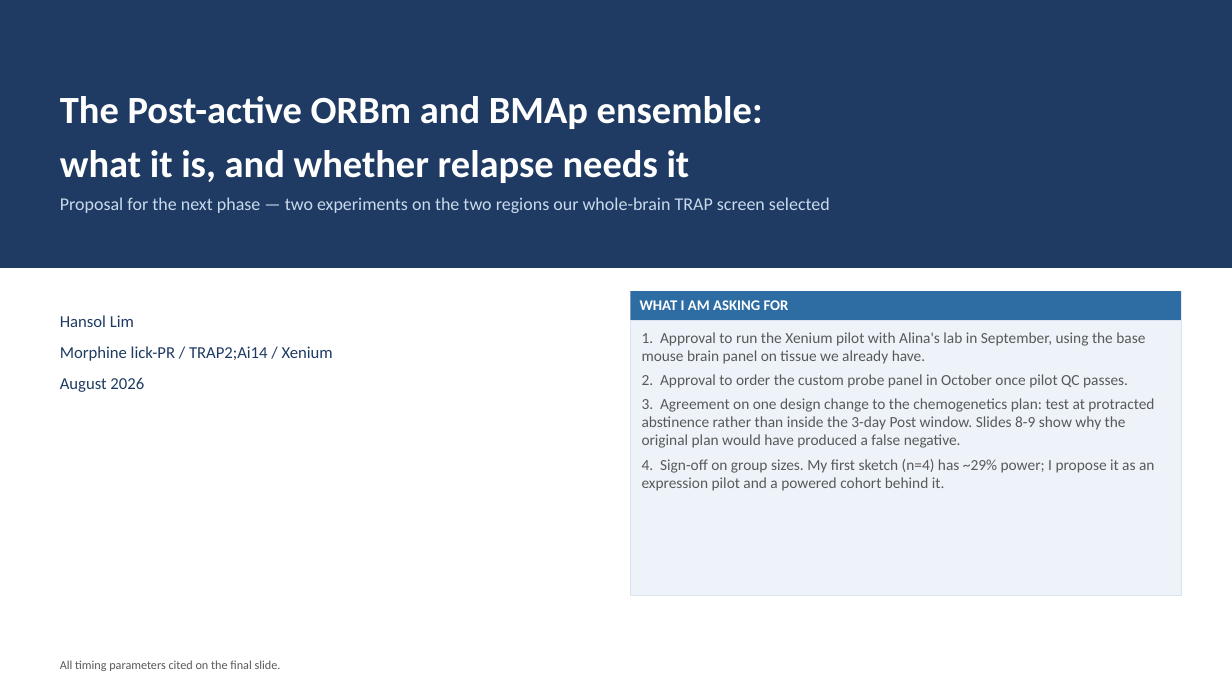
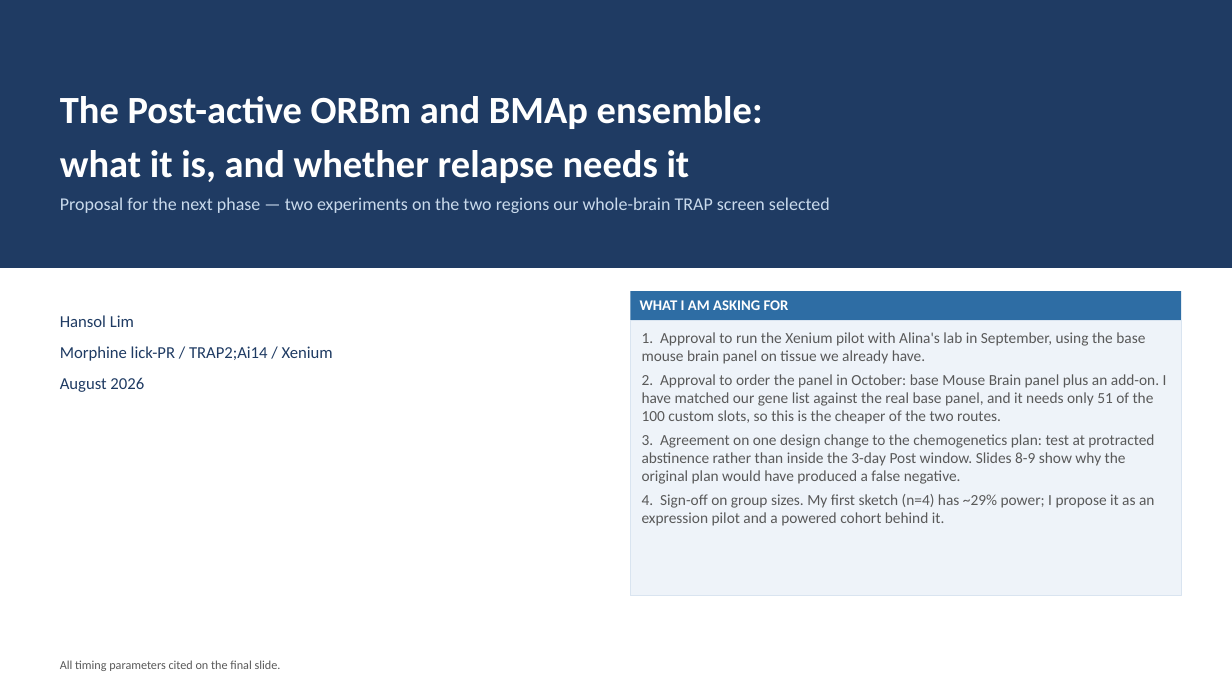
Before and after one commit to limserenahansol/Genelist_analysis_WMB, a slide deck: slide 1 of outputs/NextPhase_Plan_ORBm_BMAp_TRAP.pptx. Drawn at 1232x693 pixels with LibreOffice and Linux fonts; fonts in the diff are those of the drawing. Boxes give left, top, right and bottom in pixels: in the first picture for what was removed or moved away, otherwise in the second. Text is boxed around its words. In the diff, an @@ line names an element or a change of style, - is before the commit and + after.

```diff
--- a/outputs/NextPhase_Plan_ORBm_BMAp_TRAP.pptx
+++ b/outputs/NextPhase_Plan_ORBm_BMAp_TRAP.pptx
@@ text in rectangle at [642,374,1167,424]: text changed @@
-2. Approval to order the custom probe panel in October once pilot QC passes.
+2. Approval to order the panel in October: base Mouse Brain panel plus an add-on. I have matched our gene list against the real base panel, and it needs only 51 of the 100 custom slots, so this is the cheaper of the two routes.
```
Also in this commit, not shown: 7 other slides changed, 1 slide added, 8 other files.
